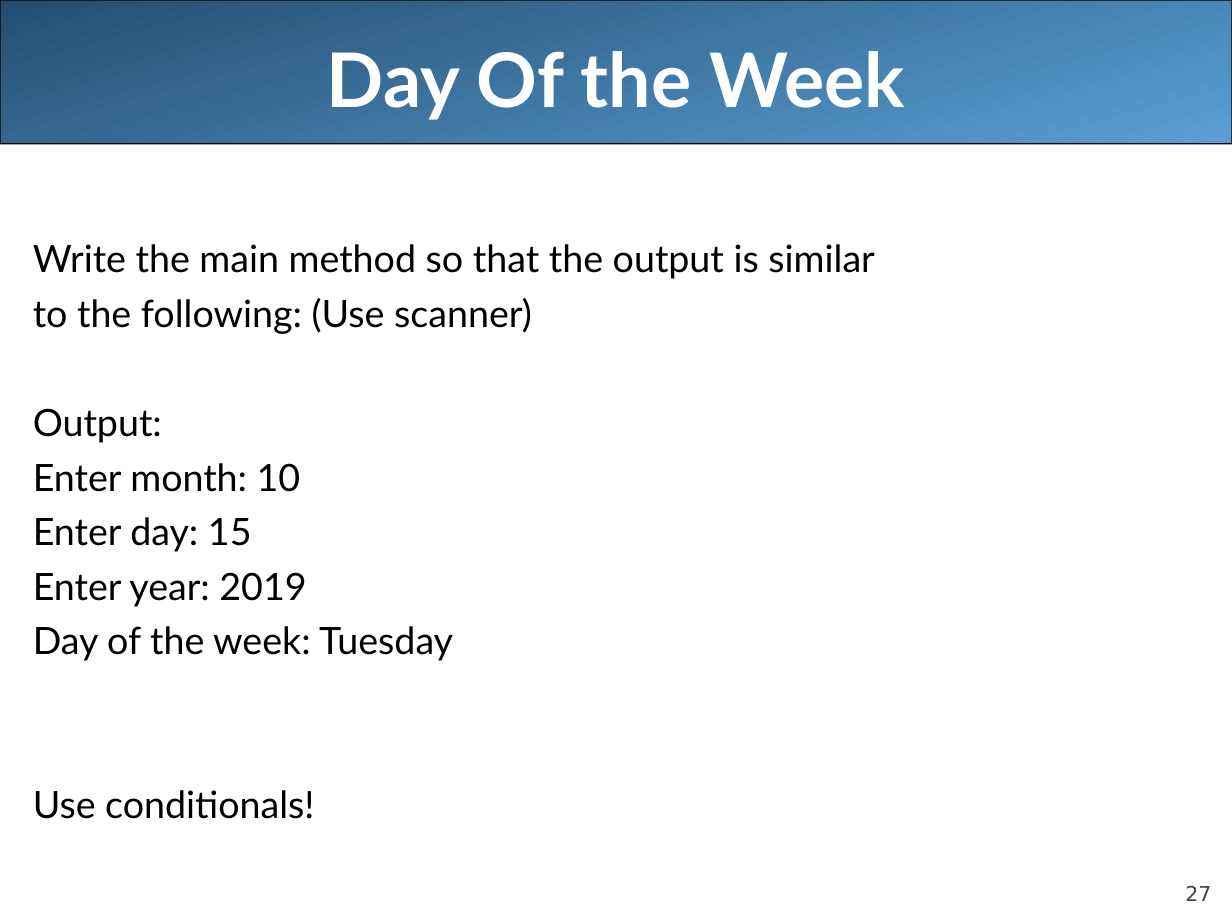
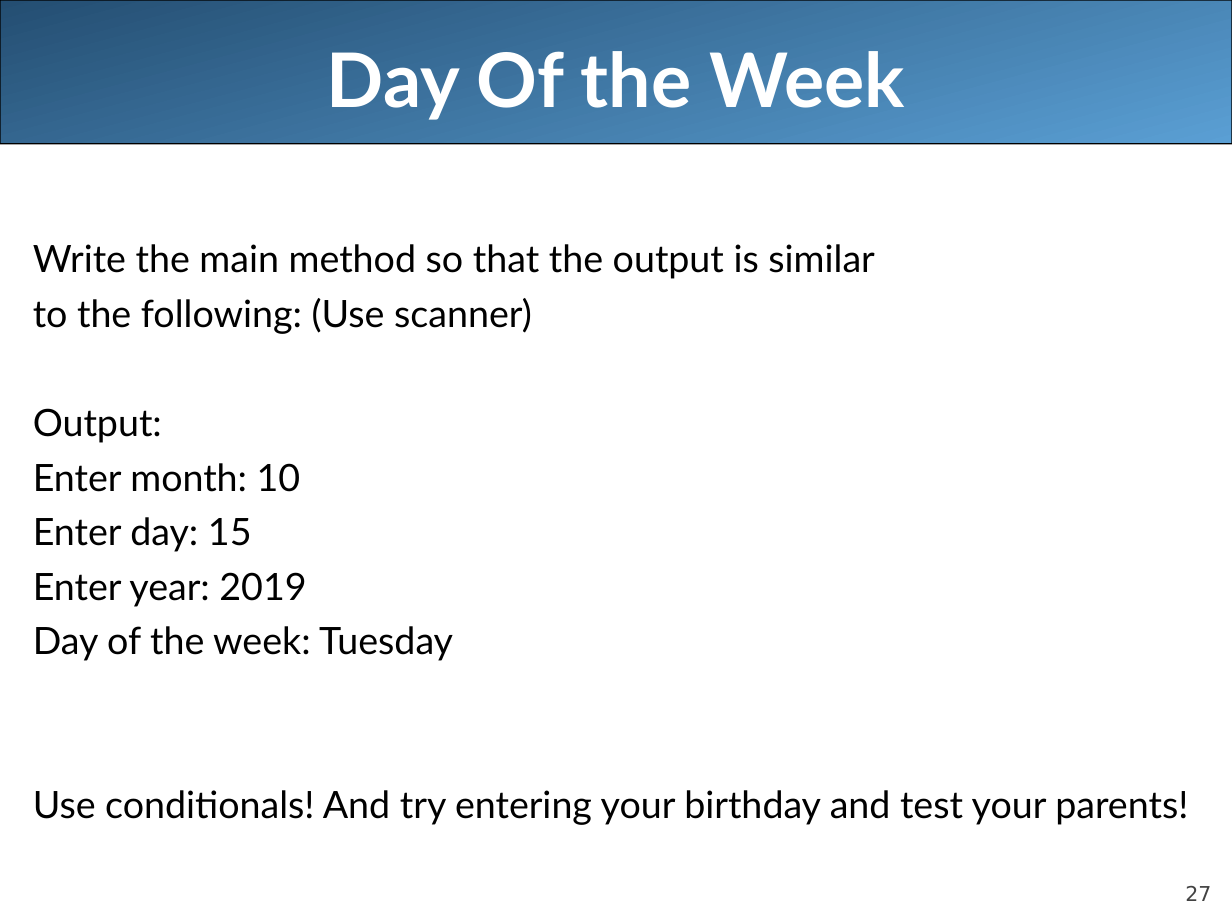
Before and after one commit to LongBaoNguyen/longbaonguyen.github.io, a slide deck: slide 27 of courses/apcsa/lecture8.ppt. Drawn at 1232x924 pixels with LibreOffice and Linux fonts; fonts in the diff are those of the drawing. Boxes give left, top, right and bottom in pixels: in the first picture for what was removed or moved away, otherwise in the second. Text is boxed around its words. In the diff, an @@ line names an element or a change of style, - is before the commit and + after.

```diff
--- a/courses/apcsa/lecture8.ppt
+++ b/courses/apcsa/lecture8.ppt
@@ text at [33,790,1188,825]: text changed @@
-Use conditionals!
+Use conditionals! And try entering your birthday and test your parents!
```
Also in this commit, not shown: 1 other slide changed, 1 other file.
